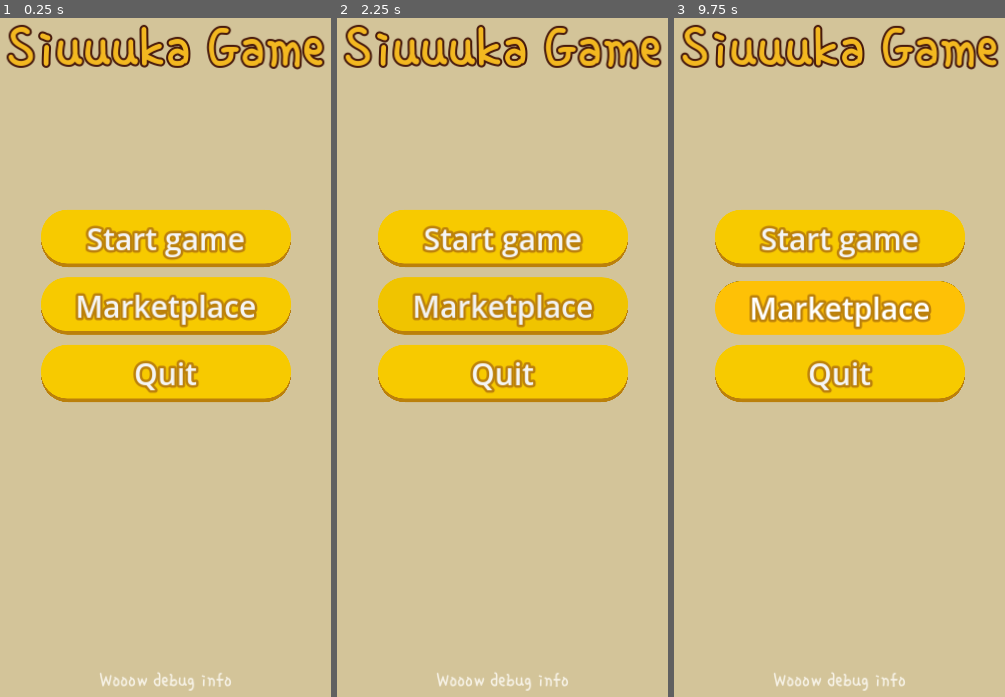
Above: before the commit, frames 1-3 (left to right).
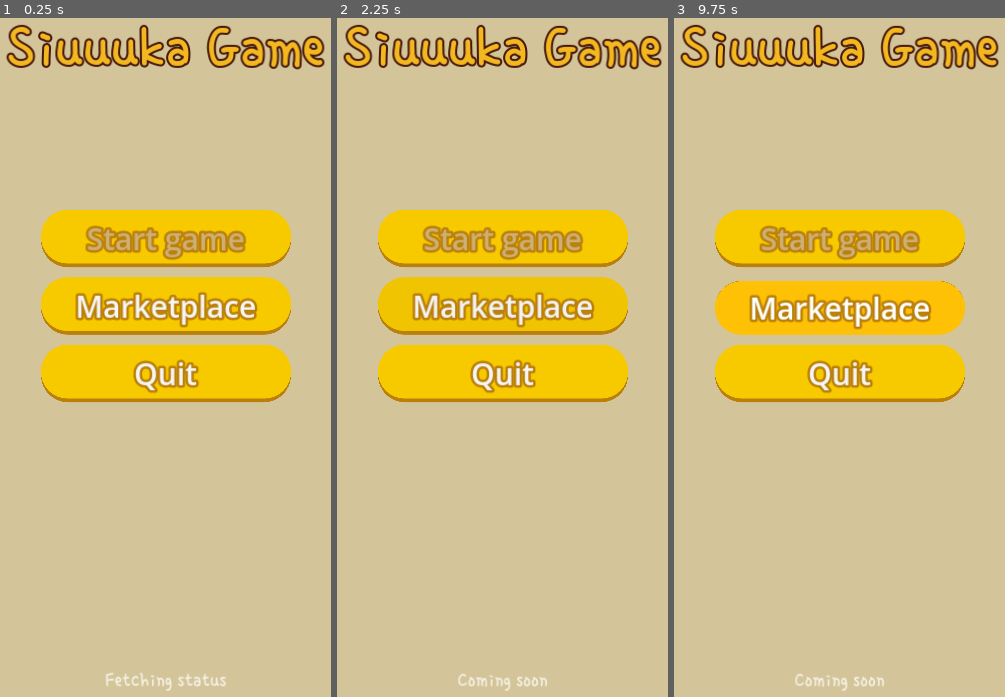
Above: after the commit, the same moments.

Repository: jaajCorp/siuuuka-game
Game: Godot game, scene res://scenes/ui/Home.tscn
Two runs of this game, one before a commit and one after it. Both use one fixed random seed, a clock stepped at 60 frames per second and the inputs below.
Inputs (mouse positions are in pixels of both pictures, inside the frame that each line leads up to):
- Up to frame 1 (0.25 s): no input
- Up to frame 2 (2.25 s): click (502, 235) at 0.5 s, where only the run before the commit has a clickable "Start game"; click (502, 235) at 1.25 s, where only the run before the commit has a clickable "Start game"; click "Marketplace" at 2 s
- Up to frame 3 (9.75 s): click "Marketplace" at 2.75 s; click (839, 235) at 3.5 s, where only the run before the commit has a clickable "Start game"; click "Marketplace" at 4.25 s; tap Enter at 5, 6.5, 8 s; move the mouse to (938, 269) at 5.02 s; click (938, 269) at 5.17 s; tap Space at 5.75, 7.25, 8.75 s; move the mouse to (750, 343) at 5.77 s; click (750, 343) at 5.92 s; move the mouse to (885, 126) at 6.52 s; click (885, 126) at 6.67 s; move the mouse to (816, 466) at 7.27 s; click (816, 466) at 7.42 s; move the mouse to (975, 425) at 8.02 s; click (975, 425) at 8.17 s; move the mouse to (703, 187) at 8.77 s; click (703, 187) at 8.92 s; move the mouse to (862, 303) at 9.52 s; click (862, 303) at 9.67 s

The runs differ from the first frame. In frame 1, 1.1% of the frame differs, in the area x 26-74%, y 30-100%; in frame 2, 1.0%; in frame 3, 1.0%.
Error before the commit: Parse Error: Identifier "Global" not declared in the current scope. (res://scripts/logic/home_menu.gd:40)

Commit message:
refactor: Renamed `GameSettings` global to `Global`

Diff:
--- a/project.godot
+++ b/project.godot
@@ -18,7 +18,7 @@
 [autoload]
 
 CMS="*res://scripts/global/CMS.gd"
-GameSettings="*res://scripts/global/GameSettings.gd"
+Global="*res://scripts/global/Global.gd"
 CMSCache="*res://scripts/global/CMSCache.gd"
 
 [display]
--- a/scenes/Ball/ball.gd
+++ b/scenes/Ball/ball.gd
@@ -80,7 +80,7 @@
 
 func _on_ambient_timer_timeout():
 	if randi() % 100 < probability:
-		var audio_stream := GameSettings.current_pack.get_level_random_ambient(self.level)
+		var audio_stream := Global.current_pack.get_level_random_ambient(self.level)
 		if audio_stream != null:
 			ambient_audio_player.stream = audio_stream
 			ambient_audio_player.play()
@@ -128,7 +128,7 @@
 func update_level():
 	# Visible scale
 	var scale: float = LEVEL_SIZES[level]
-	self.texture = GameSettings.current_pack.get_level_texture(self.level)
+	self.texture = Global.current_pack.get_level_texture(self.level)
 	if self.sprite and self.collision:
 		var base_sprite_scale: Vector2 = BASE_SIZE / sprite.texture.get_size()
 		sprite.scale = base_sprite_scale * scale
--- a/scripts/logic/game_ui.gd
+++ b/scripts/logic/game_ui.gd
@@ -9,8 +9,8 @@
 # Called when the node enters the scene tree for the first time.
 func _ready() -> void:
 	assert(background != null)
-	background.portrait_texture = GameSettings.current_pack.background
-	background.landscape_texture = GameSettings.current_pack.background_landscape
+	background.portrait_texture = Global.current_pack.background
+	background.landscape_texture = Global.current_pack.background_landscape
 	background.queue_redraw()
 
 	game_core.connect("game_over", _on_game_over)
--- /dev/null
+++ b/scripts/types/GameSettings.gd
@@ -0,0 +1,8 @@
+class_name Manifest extends Resource
+
+@export var version: int
+@export var registry_url: String
+@export var default_pack_id: String
+
+func _init(data: Dictionary) -> void:
+	pass
Renamed: scripts/global/GameSettings.gd -> scripts/global/Global.gd
